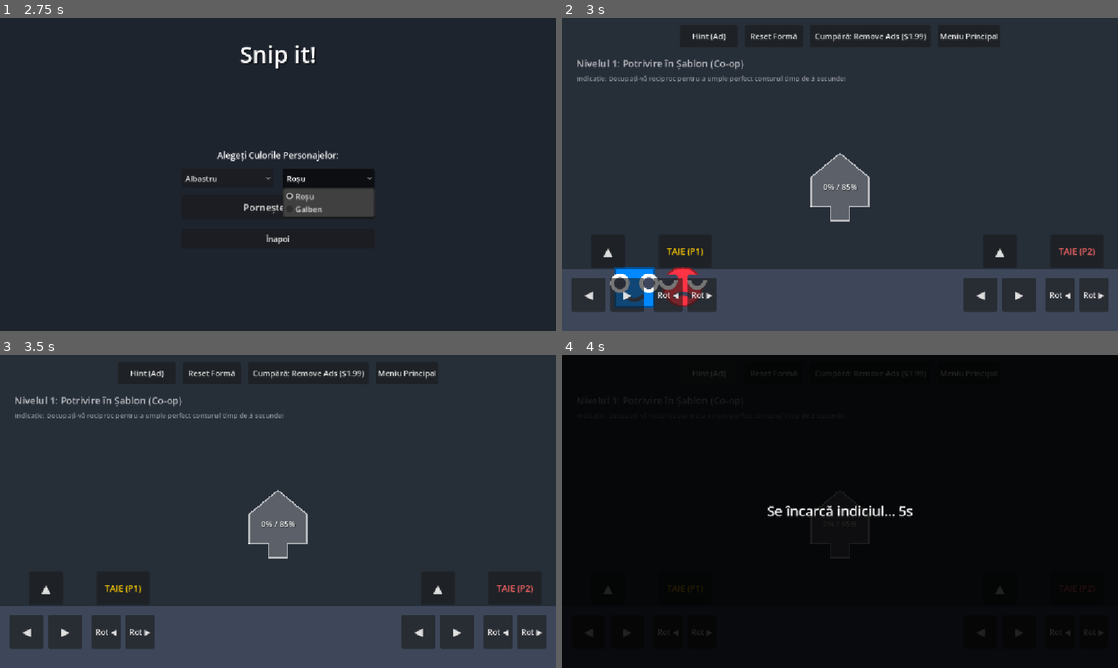
Above: before the commit, frames 1-4 (two rows, left to right).
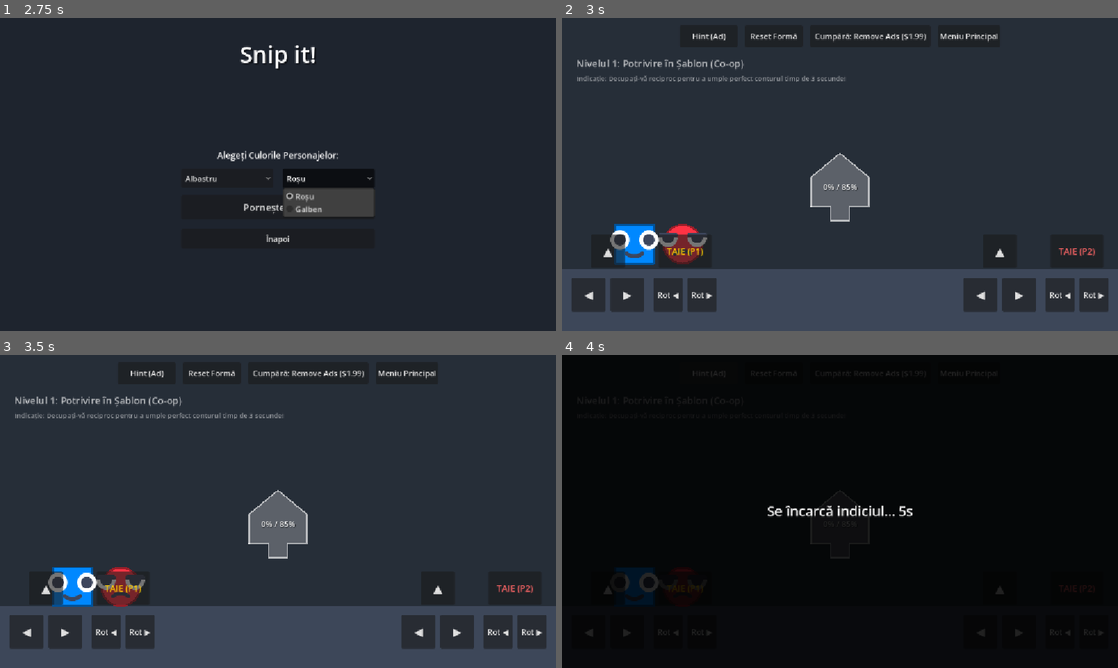
Above: after the commit, the same moments.

Repository: notfresh11/Snip-it-
Game: Godot game, scene res://src/ui/LobbyMenu.tscn
The game is run twice, just before and just after one commit, with the same random seed, the same clock (stepped at 60 frames per second) and the same inputs.
Inputs:
- Up to frame 1 (2.75 s): click "Local Co-op (1 Ecran)" at 0.5 s; click "Albastru" at 1.25 s; click "Roșu" at 2 s
- Up to frame 2 (3 s): click "Pornește Jocul!" at 2.75 s
- Up to frame 3 (3.5 s): no input
- Up to frame 4 (4 s): click "Hint (Ad)" at 3.5 s

Frame 1 is identical in both runs. In frame 2, 3.0% of the frame differs, in the area x 8-27%, y 65-93%; in frame 3, 1.5%; in frame 4, 0.5%.

Commit message:
Update BasePlayer.tscn

Diff:
--- a/src/players/BasePlayer.tscn
+++ b/src/players/BasePlayer.tscn
@@ -10,7 +10,6 @@
 [node name="Polygon2D" type="Polygon2D" parent="." unique_id=219182032]
 
 [node name="CollisionPolygon2D" type="CollisionPolygon2D" parent="." unique_id=541530755]
-position = Vector2(207, 148)
 
 [node name="OutlineLine" type="Line2D" parent="." unique_id=660635133]
 
